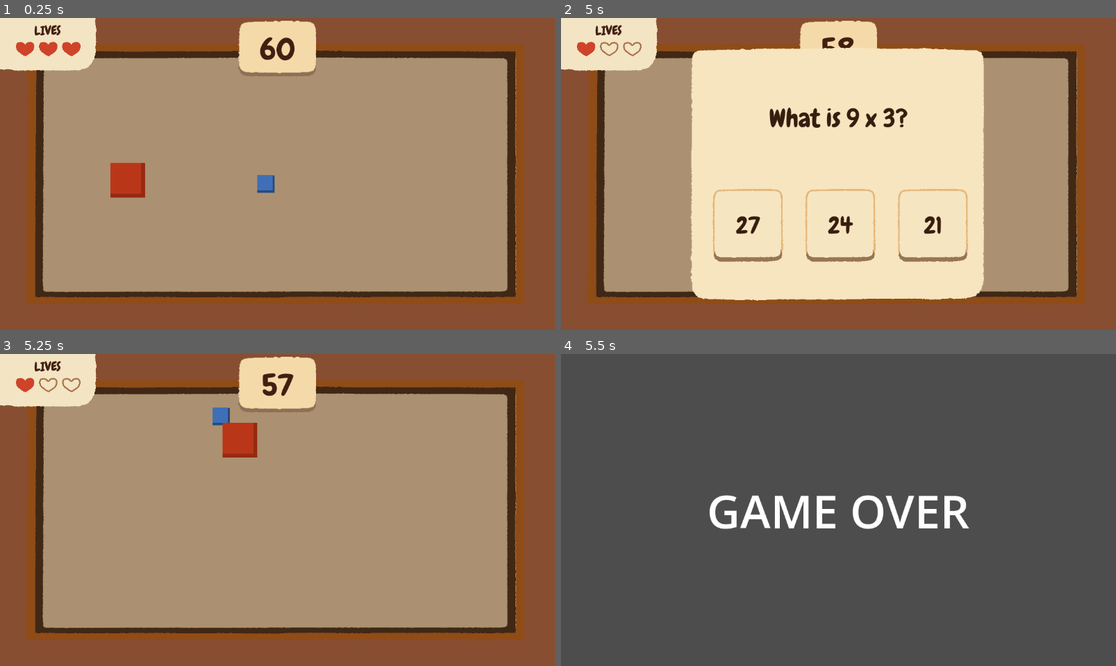
Above: before the commit, frames 1-4 (two rows, left to right).
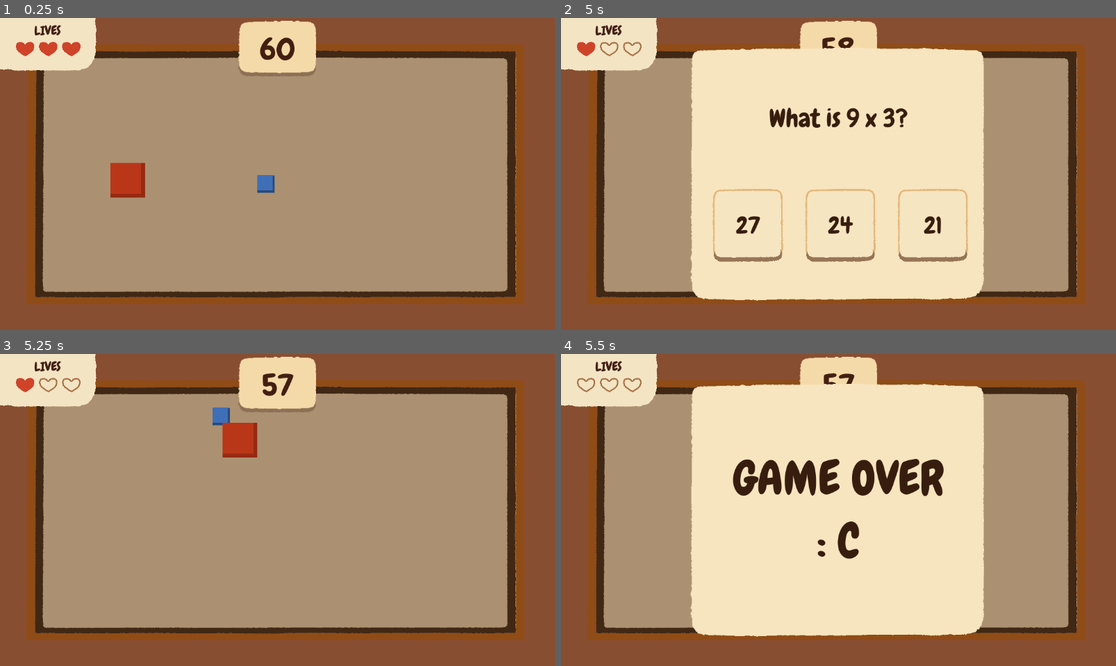
Above: after the commit, the same moments.

Repository: etper/question-mark-game
Game: Godot game, scene res://main.tscn
Two runs of this game, one before a commit and one after it. Both use one fixed random seed, a clock stepped at 60 frames per second and the inputs below.
Inputs:
- Up to frame 1 (0.25 s): no input
- Up to frame 2 (5 s): hold W (up) 0.53-1.25 s; click "Earth" at 1.25 s; hold W (up) 2.03-2.75 s; click "3" at 2.75 s; click "4" at 3.5 s; hold A (left) from 4.28 s (still down)
- Up to frame 3 (5.25 s): release A (left) at 5 s; click "27" at 5 s
- Up to frame 4 (5.5 s): no input

Frames 1-3 are identical in both runs. In frame 4, 100% of the frame differs, in the area x 0-100%, y 0-100%.
Error before the commit: Cannot call method 'create_timer' on a null value. (res://monster.gd:38)

Commit message:
game over

Diff:
--- /dev/null
+++ b/GameOverPanel.tscn
@@ -0,0 +1,32 @@
+[gd_scene format=3 uid="uid://bea2yu6huv6pn"]
+
+[ext_resource type="Script" uid="uid://btv1ngyys4qi7" path="res://question_panel.gd" id="1_44vri"]
+[ext_resource type="Texture2D" uid="uid://dib1j36gqvrbx" path="res://sprites/questionBG.png" id="2_5sjn2"]
+[ext_resource type="FontFile" uid="uid://d1osxkg76wyid" path="res://Chewy-Regular.ttf" id="3_wcivc"]
+
+[node name="GameOverPanel" type="Panel" unique_id=481925224]
+offset_left = -7.0
+offset_top = -44.0
+offset_right = -7.0
+offset_bottom = -44.0
+script = ExtResource("1_44vri")
+metadata/_edit_use_anchors_ = true
+
+[node name="BG" type="Sprite2D" parent="." unique_id=1453256339]
+position = Vector2(581, 368)
+texture = ExtResource("2_5sjn2")
+
+[node name="QuestionLabel" type="Label" parent="." unique_id=606158276]
+layout_mode = 0
+offset_left = 278.0
+offset_top = 107.0
+offset_right = 888.0
+offset_bottom = 627.0
+theme_override_colors/font_color = Color(0.21568628, 0.11372549, 0.05490196, 1)
+theme_override_fonts/font = ExtResource("3_wcivc")
+theme_override_font_sizes/font_size = 97
+text = "GAME OVER
+: C"
+horizontal_alignment = 1
+vertical_alignment = 1
+autowrap_mode = 2
--- a/main.gd
+++ b/main.gd
@@ -112,7 +112,7 @@
 		update_hearts()
 
 		if lives <= 0:
-			get_tree().change_scene_to_file("res://GameOver.tscn")
+			show_game_over()
 
 func _process(delta):
 	if game_won:
@@ -138,3 +138,7 @@
 	$UI/Lives/Heart.texture = full_heart if lives >= 1 else empty_heart
 	$UI/Lives/Heart2.texture = full_heart if lives >= 2 else empty_heart
 	$UI/Lives/Heart3.texture = full_heart if lives >= 3 else empty_heart
+
+func show_game_over():
+	get_tree().paused = true
+	$GameOverPanel.visible = true
--- a/main.tscn
+++ b/main.tscn
@@ -12,6 +12,7 @@
 [ext_resource type="Texture2D" uid="uid://ds3mduext7jfn" path="res://sprites/wallShade.png" id="4_efxa6"]
 [ext_resource type="Texture2D" uid="uid://oet277dsta3j" path="res://sprites/timeBG.png" id="5_272bh"]
 [ext_resource type="PackedScene" uid="uid://divnilvv14a3u" path="res://QuestionPanel.tscn" id="11_efxa6"]
+[ext_resource type="PackedScene" uid="uid://bea2yu6huv6pn" path="res://GameOverPanel.tscn" id="13_ycdy4"]
 
 [node name="Main" type="Node2D" unique_id=1858380961]
 script = ExtResource("1_h2yge")
@@ -121,4 +122,7 @@
 [node name="QuestionPanel" parent="." unique_id=481925224 instance=ExtResource("11_efxa6")]
 visible = false
 
+[node name="GameOverPanel" parent="." unique_id=438587342 instance=ExtResource("13_ycdy4")]
+visible = false
+
 [connection signal="timeout" from="Timer" to="." method="_on_timer_timeout"]
--- a/monster.gd
+++ b/monster.gd
@@ -33,7 +33,7 @@
 	main.update_hearts()
 
 	if main.lives <= 0:
-		get_tree().change_scene_to_file("res://GameOver.tscn")
+		main.show_game_over()
 
 	await get_tree().create_timer(1.0).timeout
 	can_damage = true
